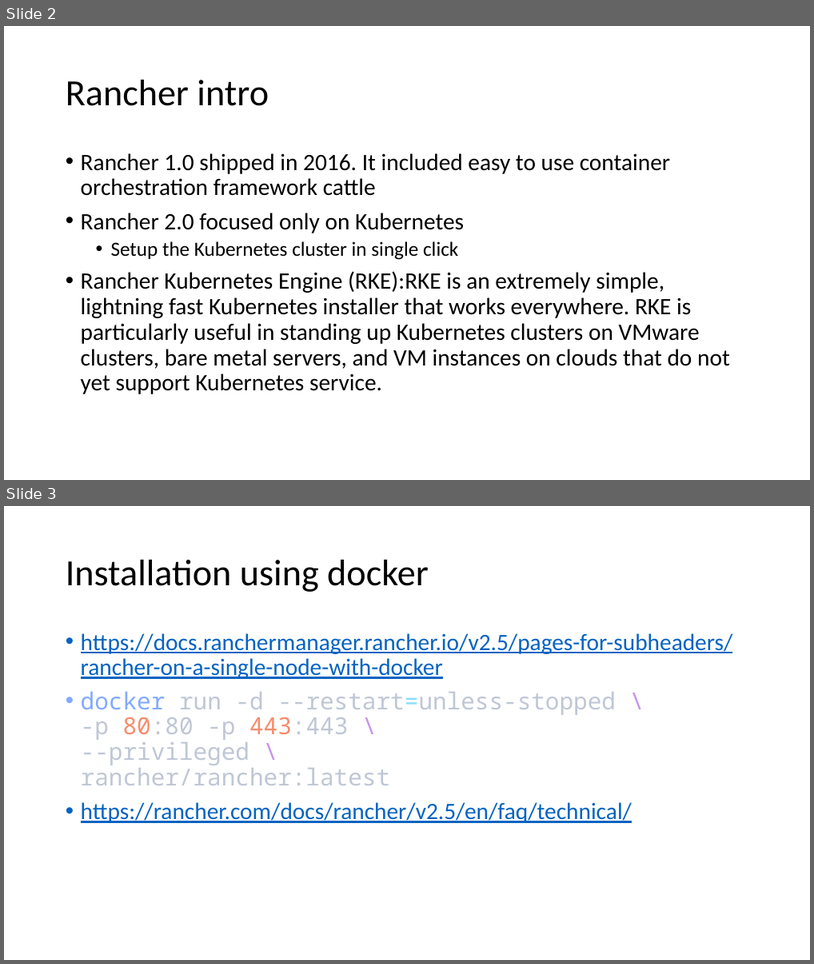
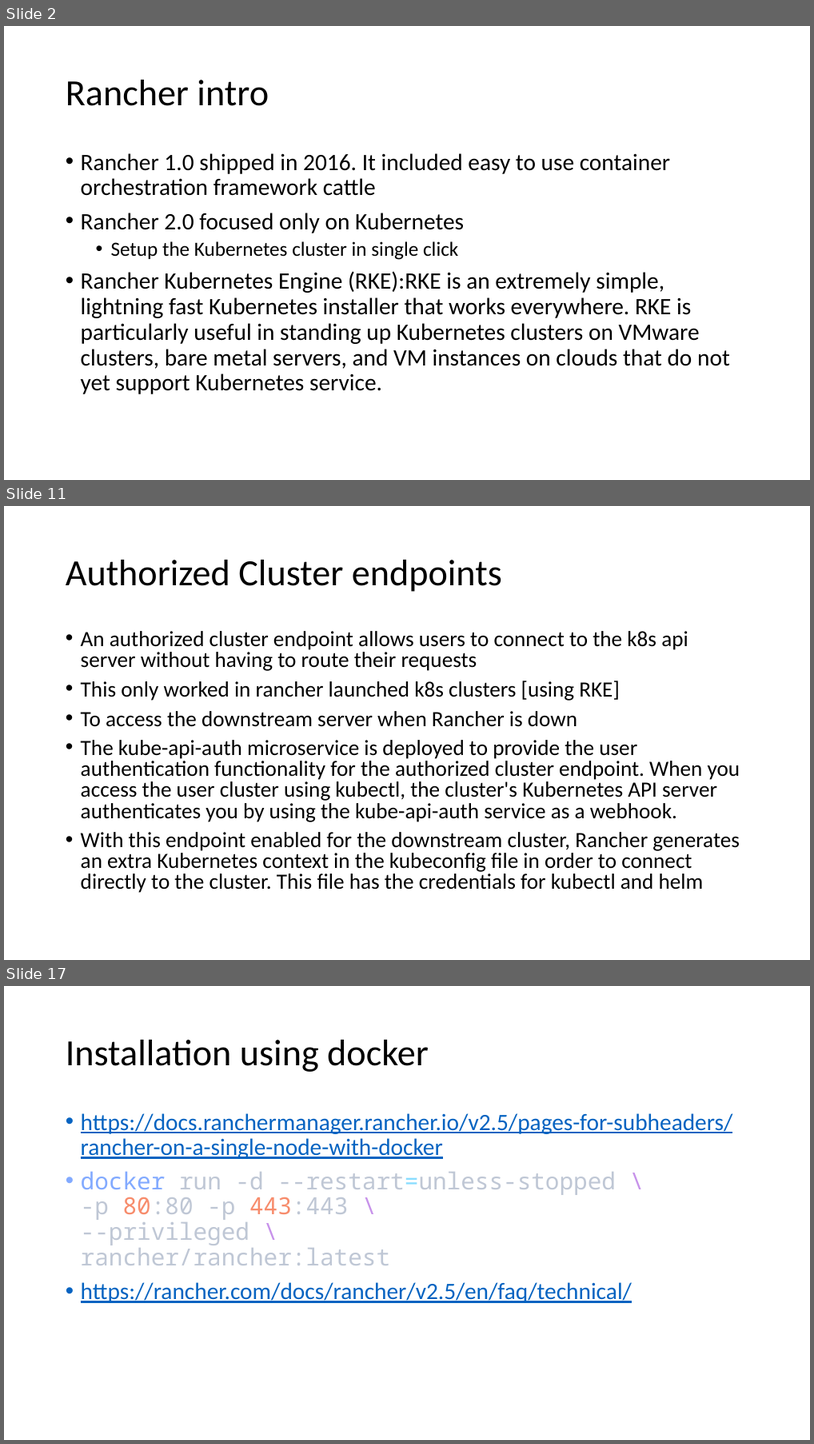
Before and after one commit to amitopenwriteup/my_proj, a slide deck: Rancher.pptx. Shown one above the other, each under a label of ours: slides 2 and 3 before the commit, slides 2, 11 and 17 after it; the slides between them are not shown. The pictures are 814x964 and 814x1444 pixels, drawn with LibreOffice and Linux fonts; fonts in the diff are those of the drawing. Boxes give left, top, right and bottom in pixels: in the first picture for what was removed or moved away, otherwise in the second. Text is boxed around its words. In the diff, an @@ line names an element or a change of style, - is before the commit and + after.

```diff
--- a/Rancher.pptx
+++ b/Rancher.pptx
@@ slide 11 added at bbox=[4, 506, 810, 960], background #FFFFFF @@
@@ title added at bbox=[66, 560, 502, 592], 44 pt, text #000000 @@
+Authorized Cluster endpoints
@@ text added at bbox=[81, 631, 741, 892], 25.9 pt, text #000000 @@
+• An authorized cluster endpoint allows users to connect to the k8s api server without having to route their requests
+• This only worked in rancher launched k8s clusters [using RKE]
+• To access the downstream server when Rancher is down
+• The kube-api-auth microservice is deployed to provide the user authentication functionality for the authorized cluster endpoint. When you access the user cluster using kubectl, the cluster's Kubernetes API server authenticates you by using the kube-api-auth service as a webhook.
+• With this endpoint enabled for the downstream cluster, Rancher generates an extra Kubernetes context in the kubeconfig file in order to connect directly to the cluster. This file has the credentials for kubectl and helm
@@ what was slide 3 is now slide 17 @@
```
Also in this commit, not shown: 1 slide changed, 20 other slides added, 4 other files.
